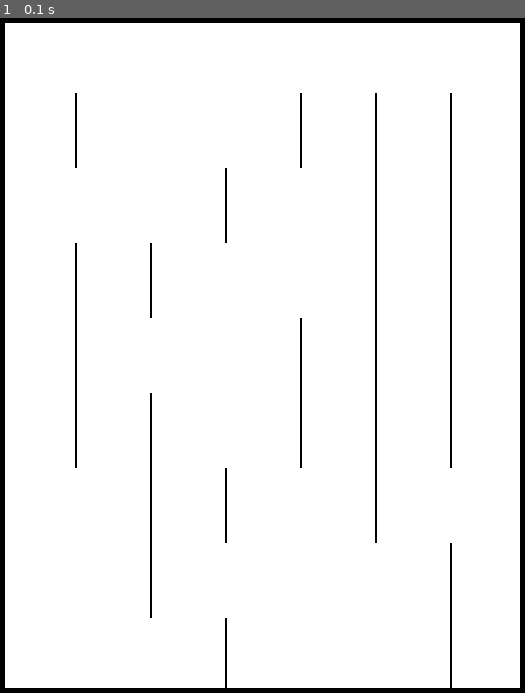
Above: before the commit, frame 1.
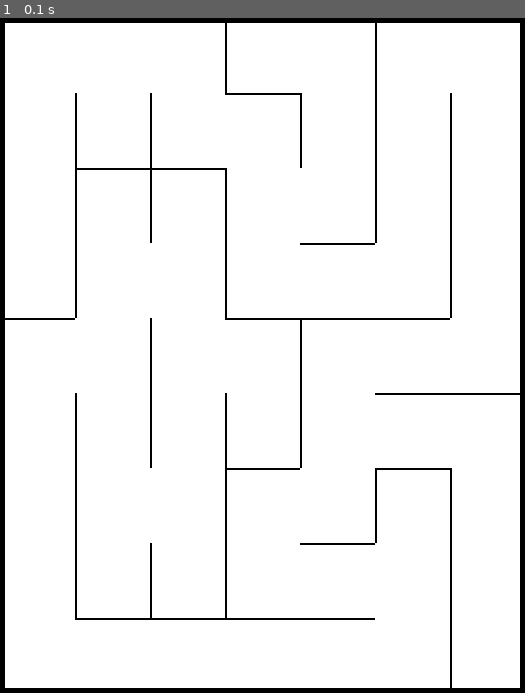
Above: after the commit, the same moment.

Repository: 1DashaK/labyrinth_pygame
Game: pygame game, started from maps/second_level.py
Two runs of this game, one before a commit and one after it. Both use one fixed random seed, a clock stepped at 60 frames per second and the inputs below.
Inputs:
- Up to frame 1 (0.1 s): no input

The runs differ from the first frame. In frame 1, 1.6% of the frame differs, in the area x 0-100%, y 0-100%.

Commit message:
работающий код

Diff:
--- a/main_program.py
+++ b/main_program.py
@@ -94,7 +94,7 @@
 is_game_over = False
 is_first_level_end = False
 is_start = False
-is_win = True
+is_win = False
 
 motion = 'stop'
 
@@ -106,7 +106,6 @@
         borders = borders_first_level
 
     screen.fill((255, 255, 255))
-
     if (not is_game_over) and is_start and not is_win:
         borders.draw(screen)
         all_sprites.draw(screen)
@@ -142,9 +141,10 @@
                 is_start = False
             else:
                 is_first_level_end = True
-                sprite.rect.left = 5
-                sprite.rect.top = 10
-            break
+                sprite.rect.left = 80
+                sprite.rect.top = 80
+                cir.rect.top = 535
+                cir.rect.left = 80
 
         if motion == right:
             sprite.rect.x += 4
@@ -170,9 +170,17 @@
                     motion = stop
                     sprite.rect.left = 10
                     sprite.rect.top = 5
+                    cir.rect.left = 455
+                    cir.rect.top = 560
 
         game_over.draw(screen)
         restart.draw(screen)
+
+    elif is_win:
+        for event in pygame.event.get():
+            if event.type == pygame.QUIT:
+                running = False
+        win.draw(screen)
 
     elif not is_start:
         for event in pygame.event.get():
@@ -184,14 +192,9 @@
                 collision = pygame.sprite.spritecollide(mouse_sprite, play, False)
                 if collision:
                     is_start = True
+
         play.draw(screen)
         screen.blit(logo, (100, 100))
-
-    elif is_win:
-        for event in pygame.event.get():
-            if event.type == pygame.QUIT:
-                running = False
-        win.draw(screen)
 
     pygame.display.update()
     pygame.display.flip()
--- a/maps/second_level.py
+++ b/maps/second_level.py
@@ -18,32 +18,31 @@
 
 k = 75
 
-'''Border(k, k, 4 * k, k + 2)  # создаю горизонтальные стены лабиринта. первый слой
+Border(3 * k, k, 4 * k, k + 2)  # создаю горизонтальные стены лабиринта. первый слой
 Border(k, 2 * k, 3 * k, 2 * k + 2)  # второй слой
-Border(3 * k, 3 * k, 5 * k, 3 * k + 2)  # третий слой
-Border(k, 3 * k, 2 * k, 3 * k + 2)
-Border(2 * k, 4 * k, 3 * k, 4 * k + 2)  # четвертый слой
-Border(5 * k, 4 * k, 6 * k, 4 * k + 2)
-Border(k, 5 * k, 3 * k, 5 * k + 2)  # пятый слой
-Border(6 * k, 5 * k, 7 * k, 5 * k + 2)
+Border(4 * k, 3 * k, 5 * k, 3 * k + 2)  # третий слой
+Border(0, 4 * k, k, 4 * k + 2)  # четвертый слой
+Border(3 * k, 4 * k, 6 * k, 4 * k + 2)
+Border(5 * k, 5 * k, 7 * k, 5 * k + 2)  # пятый слой
 Border(3 * k, 6 * k, 4 * k, 6 * k + 2)  # шестой слой
-Border(0, 7 * k, 2 * k, 7 * k + 2)  # седьмой слой
-Border(3 * k, 7 * k, 5 * k, 7 * k + 2)
-Border(k, 8 * k, 2 * k, 8 * k + 2)  # восьмой слой
-Border(3 * k, 8 * k, 5 * k, 8 * k + 2)'''
+Border(5 * k, 6 * k, 6 * k, 6 * k + 2)
+Border(4 * k, 7 * k, 5 * k, 7 * k + 2)  # седьмой слой
+Border(k, 8 * k, 5 * k, 8 * k + 2)  # восьмой слой
 
-Border(k, k, k + 2, 2 * k)  # создаю вертикальные стены лабиринта. первый столбец
-Border(k, 3 * k, k + 2, 6 * k)
-Border(2 * k, 3 * k, 2 * k + 2, 4 * k)  # второй столбец
-Border(2 * k, 5 * k, 2 * k + 2, 8 * k)
-Border(3 * k, 2 * k, 3 * k + 2, 3 * k)  # третий столбец
-Border(3 * k, 6 * k, 3 * k + 2, 7 * k)
-Border(3 * k, 8 * k, 3 * k + 2, 9 * k)
+Border(k, k, k + 2, 4 * k)  # создаю вертикальные стены лабиринта. первый столбец
+Border(k, 5 * k, k + 2, 8 * k)
+Border(2 * k, k, 2 * k + 2, 3 * k)  # второй столбец
+Border(2 * k, 4 * k, 2 * k + 2, 6 * k)
+Border(2 * k, 7 * k, 2 * k + 2, 8 * k)
+Border(3 * k, 0, 3 * k + 2, k)  # третий столбец
+Border(3 * k, 2 * k, 3 * k + 2, 4 * k)
+Border(3 * k, 5 * k, 3 * k + 2, 8 * k)
 Border(4 * k, k, 4 * k + 2, 2 * k)  # четвертый столбец
 Border(4 * k, 4 * k, 4 * k + 2, 6 * k)
-Border(5 * k, k, 5 * k + 2, 7 * k)  # пятый столбец
-Border(6 * k, k, 6 * k + 2, 6 * k)  # шестой столбец
-Border(6 * k, 7 * k, 6 * k + 2, 9 * k)
+Border(5 * k, 0, 5 * k + 2, 3 * k)  # пятый столбец
+Border(5 * k, 6 * k, 5 * k + 2, 7 * k)
+Border(6 * k, k, 6 * k + 2, 4 * k)  # шестой столбец
+Border(6 * k, 6 * k, 6 * k + 2, 9 * k)
 
 
 Border(0, 0, width, 5)
